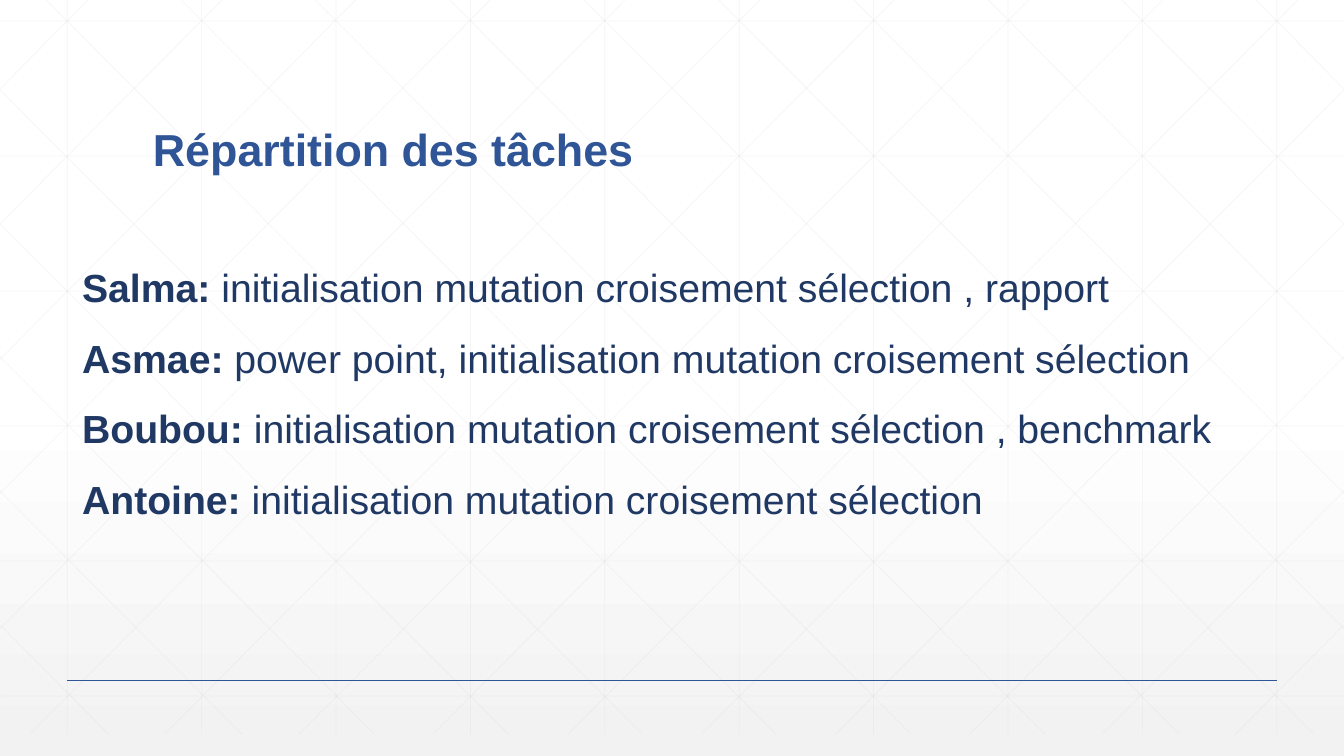
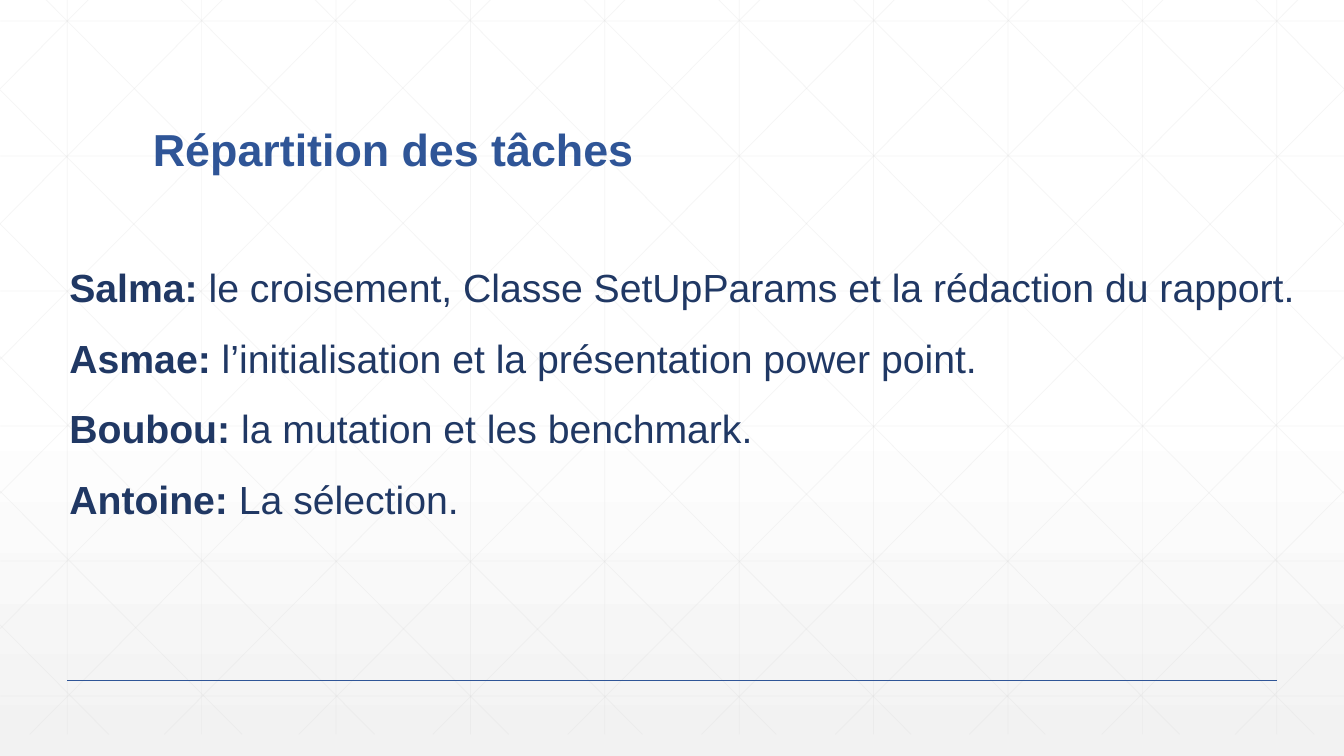
Before and after one commit to SAGNA01/WDEA, a slide deck: slide 5 of WeightedDifferentialEvolutionAlgorithm.pptx. Drawn at 1344x756 pixels with LibreOffice and Linux fonts; fonts in the diff are those of the drawing. Boxes give left, top, right and bottom in pixels: in the first picture for what was removed or moved away, otherwise in the second. Text is boxed around its words. In the diff, an @@ line names an element or a change of style, - is before the commit and + after.

```diff
--- a/WeightedDifferentialEvolutionAlgorithm.pptx
+++ b/WeightedDifferentialEvolutionAlgorithm.pptx
@@ text at box(69, 273, 1294, 515): text changed @@
-Salma: initialisation mutation croisement sélection , rapport
-Asmae: power point, initialisation mutation croisement sélection
-Boubou: initialisation mutation croisement sélection , benchmark
-Antoine: initialisation mutation croisement sélection
+Salma: le croisement, Classe SetUpParams et la rédaction du rapport.
+Asmae: l’initialisation et la présentation power point.
+Boubou: la mutation et les benchmark.
+Antoine: La sélection.
```
Also in this commit, not shown: 2 other slides changed.
